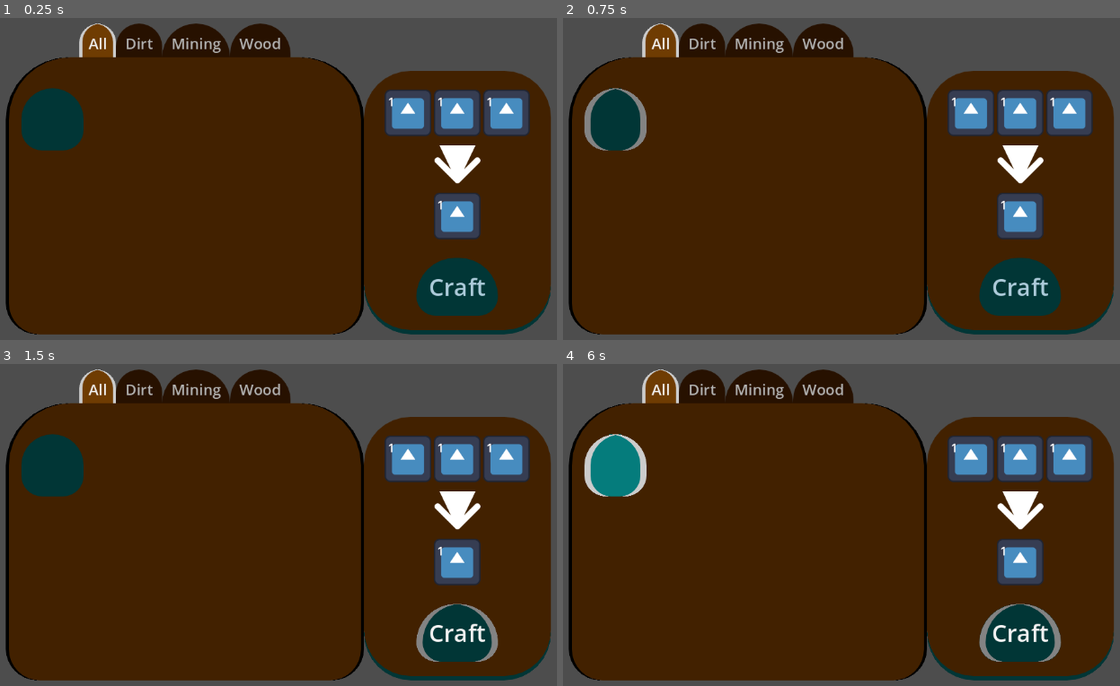
Above: before the commit, frames 1-4 (two rows, left to right).
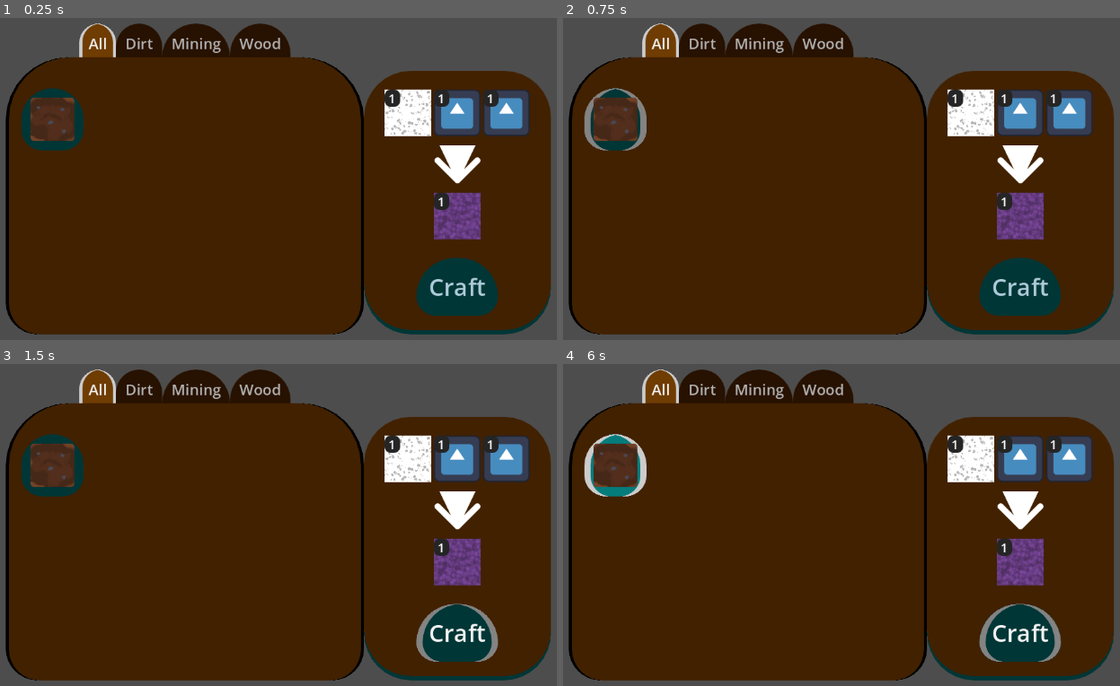
Above: after the commit, the same moments.

Repository: Mikagino/BlindMole
Game: Godot game, scene res://Menus/Crafting/CraftingUI.tscn
The game is run twice, just before and just after one commit, with the same random seed, the same clock (stepped at 60 frames per second) and the same inputs. This scene is started directly instead of the project's main scene. The engine's default icon, where the game draws it, is replaced by a stand-in: a white triangle on a blue panel in a dark square.
Inputs (mouse positions are in pixels of both pictures, inside the frame that each line leads up to):
- Up to frame 1 (0.25 s): no input
- Up to frame 2 (0.75 s): click (613, 117) at 0.5 s
- Up to frame 3 (1.5 s): click "Craft" at 1.25 s
- Up to frame 4 (6 s): tap Enter (ui_accept) at 2, 2.27, 2.75, 3.02, 3.5, 4.25, 4.52, 5, 5.27, 5.75 s; move the mouse to (997, 505) at 2.02 s; hold D (Right) 2.03-2.78 s; tap F at 2.1, 4.35 s; click (997, 505) at 2.17 s; move the mouse to (696, 544) at 2.77 s; hold S (Back) 2.78-3.53 s; tap Shift at 2.85 s; move the mouse to (913, 434) at 3.52 s; hold D (Right) 3.53-4.28 s; hold E 3.53-4.28 s; move the mouse to (802, 605) at 4.27 s; hold W (Forward) 4.28-5.03 s; click (802, 605) at 4.42 s; move the mouse to (1058, 586) at 5.02 s; hold Shift 5.03-5.78 s; hold A (Left) from 5.03 s (still down); move the mouse to (624, 463) at 5.77 s; tap E at 5.85 s

The runs differ from the first frame. In frame 1, 3.7% of the frame differs, in the area x 5-90%, y 22-69%; in frame 2, 3.7%; in frame 3, 3.7%; in frame 4, 3.7%.

Commit message:
Some Icons + Parsing recipe

Diff:
--- /dev/null
+++ b/Menus/Crafting/CraftingInput.gd
@@ -0,0 +1,5 @@
+@tool
+class_name CraftingInput extends Resource
+
+@export var item: Item;
+@export var count: int = 1;
--- a/Menus/Crafting/CraftingUI.tscn
+++ b/Menus/Crafting/CraftingUI.tscn
@@ -1,8 +1,7 @@
-[gd_scene load_steps=5 format=3 uid="uid://2hny87u8rruf"]
+[gd_scene load_steps=4 format=3 uid="uid://2hny87u8rruf"]
 
 [ext_resource type="Theme" uid="uid://d2urdwvtdlpek" path="res://Menus/Menu.theme" id="1_nhh7j"]
 [ext_resource type="PackedScene" uid="uid://cdq3pp5xg6al5" path="res://Menus/Crafting/ItemButton.tscn" id="2_6rw7n"]
-[ext_resource type="Resource" uid="uid://bsqjbjshroed4" path="res://Menus/Crafting/Items/DirtTools/ShovelItem.tres" id="3_qfmjp"]
 [ext_resource type="PackedScene" uid="uid://qn4vyjykv2pe" path="res://Menus/Crafting/ItemCraftPanel.tscn" id="4_e67ge"]
 
 [node name="CraftingUI" type="Control"]
@@ -56,7 +55,6 @@
 
 [node name="ItemButton" parent="HBoxContainer/TabContainer/All/ScrollContainer/HFlowContainer" instance=ExtResource("2_6rw7n")]
 layout_mode = 2
-item = ExtResource("3_qfmjp")
 
 [node name="Dirt" type="Control" parent="HBoxContainer/TabContainer"]
 visible = false
--- a/Menus/Crafting/IngredientDisplay.gd
+++ /dev/null
@@ -1,7 +0,0 @@
-class_name IngredientDisplay extends TextureRect
-
-@export var label: Label;
-
-func SetItem(item: Item, count: int):
-    texture = item.icon;
-    label.text = str(count);
--- a/Menus/Crafting/IngredientDisplay.tscn
+++ /dev/null
@@ -1,23 +0,0 @@
-[gd_scene load_steps=3 format=3 uid="uid://bvpq7vi2nicms"]
-
-[ext_resource type="Texture2D" uid="uid://g40clsj0nnjt" path="res://icon.svg" id="1_j1pr8"]
-[ext_resource type="Script" path="res://Menus/Crafting/IngredientDisplay.gd" id="2_xc0tt"]
-
-[node name="RecipeIngredient" type="TextureRect" node_paths=PackedStringArray("label")]
-custom_minimum_size = Vector2(75, 75)
-texture = ExtResource("1_j1pr8")
-expand_mode = 1
-stretch_mode = 4
-script = ExtResource("2_xc0tt")
-label = NodePath("MarginContainer/Label")
-
-[node name="MarginContainer" type="MarginContainer" parent="."]
-layout_mode = 1
-offset_right = 17.0
-offset_bottom = 19.0
-theme_override_constants/margin_left = 5
-theme_override_constants/margin_top = 5
-
-[node name="Label" type="Label" parent="MarginContainer"]
-layout_mode = 2
-text = "1"
--- a/Menus/Crafting/ItemButton.gd
+++ b/Menus/Crafting/ItemButton.gd
@@ -1,3 +1,4 @@
+@tool
 extends Button
 
 @export var item: Item;
@@ -8,3 +9,4 @@
 
 func SetItem(newItem: Item):
 	textureRect.texture = newItem.icon;
+	item = newItem;
--- a/Menus/Crafting/ItemButton.tscn
+++ b/Menus/Crafting/ItemButton.tscn
@@ -1,13 +1,15 @@
-[gd_scene load_steps=4 format=3 uid="uid://cdq3pp5xg6al5"]
+[gd_scene load_steps=5 format=3 uid="uid://cdq3pp5xg6al5"]
 
 [ext_resource type="Theme" uid="uid://d2urdwvtdlpek" path="res://Menus/Menu.theme" id="1_f6348"]
 [ext_resource type="Script" path="res://Menus/Crafting/ItemButton.gd" id="2_w5w6a"]
-[ext_resource type="Texture2D" uid="uid://g40clsj0nnjt" path="res://icon.svg" id="3_xx8eu"]
+[ext_resource type="Resource" uid="uid://c2yhay64sg8uw" path="res://Menus/Crafting/Items/Materials/DirtItem.tres" id="3_8nkhx"]
+[ext_resource type="Texture2D" uid="uid://ddw1a6gntrj1g" path="res://Menus/Crafting/Items/Materials/DirtIcon.png" id="4_ach7q"]
 
 [node name="ItemButton" type="Button" node_paths=PackedStringArray("textureRect")]
 custom_minimum_size = Vector2(100, 100)
 theme = ExtResource("1_f6348")
 script = ExtResource("2_w5w6a")
+item = ExtResource("3_8nkhx")
 textureRect = NodePath("TextureRect")
 
 [node name="TextureRect" type="TextureRect" parent="."]
@@ -23,5 +25,5 @@
 offset_bottom = 35.0
 grow_horizontal = 2
 grow_vertical = 2
-texture = ExtResource("3_xx8eu")
+texture = ExtResource("4_ach7q")
 expand_mode = 1
--- a/Menus/Crafting/ItemCraftPanel.gd
+++ b/Menus/Crafting/ItemCraftPanel.gd
@@ -1,8 +1,15 @@
+@tool
 extends PanelContainer
 
-@export var ingredientsDisplay: Array[IngredientDisplay];
-@export var result: IngredientDisplay;
+@export var ingredientsDisplay: Array[ItemDisplay];
+@export var result: ItemDisplay;
+@export var activeItem: Item;
+
+func _ready():
+	SetItem(activeItem);
 
 func SetItem(item: Item):
-    for i in range(item.craftingInput.size()):
-        ingredientsDisplay[i].SetItem(item, item.count[i]);
+	if(item == null): return;
+	for i in range(item.craftingInput.size()):
+		ingredientsDisplay[i].SetItem(item.craftingInput[i].item, item.craftingInput[i].count);
+	result.SetItem(item, 1);
--- a/Menus/Crafting/ItemCraftPanel.tscn
+++ b/Menus/Crafting/ItemCraftPanel.tscn
@@ -1,9 +1,12 @@
-[gd_scene load_steps=5 format=3 uid="uid://qn4vyjykv2pe"]
+[gd_scene load_steps=8 format=3 uid="uid://qn4vyjykv2pe"]
 
 [ext_resource type="Theme" uid="uid://d2urdwvtdlpek" path="res://Menus/Menu.theme" id="1_e63du"]
 [ext_resource type="Script" path="res://Menus/Crafting/ItemCraftPanel.gd" id="2_u6fwq"]
-[ext_resource type="PackedScene" uid="uid://bvpq7vi2nicms" path="res://Menus/Crafting/IngredientDisplay.tscn" id="3_m6de5"]
+[ext_resource type="PackedScene" uid="uid://bvpq7vi2nicms" path="res://Menus/Crafting/ItemDisplay.tscn" id="3_m6de5"]
+[ext_resource type="Resource" uid="uid://bsqjbjshroed4" path="res://Menus/Crafting/Items/DirtTools/ShovelItem.tres" id="3_pt1jx"]
 [ext_resource type="Texture2D" uid="uid://b5aawwk5ffpdl" path="res://Menus/Crafting/Arrow.png" id="4_v0pef"]
+[ext_resource type="Texture2D" uid="uid://bx0umnlsf00gm" path="res://Environment/Treasures/Stromstein/Stromstein1k_alpha.jpg" id="5_n12jl"]
+[ext_resource type="Texture2D" uid="uid://cx0ye8gbus27h" path="res://Environment/Treasures/Stromstein/Stromstein1k_albedo.jpg" id="7_ct7o5"]
 
 [node name="ItemCraftPanel" type="PanelContainer" node_paths=PackedStringArray("ingredientsDisplay", "result")]
 custom_minimum_size = Vector2(300, 300)
@@ -13,6 +16,7 @@
 script = ExtResource("2_u6fwq")
 ingredientsDisplay = [NodePath("VBoxContainer/HFlowContainer/IngredientDisplay1"), NodePath("VBoxContainer/HFlowContainer/IngredientDisplay2"), NodePath("VBoxContainer/HFlowContainer/IngredientDisplay3")]
 result = NodePath("VBoxContainer/CraftingResult")
+activeItem = ExtResource("3_pt1jx")
 
 [node name="VBoxContainer" type="VBoxContainer" parent="."]
 layout_mode = 2
@@ -25,6 +29,7 @@
 
 [node name="IngredientDisplay1" parent="VBoxContainer/HFlowContainer" instance=ExtResource("3_m6de5")]
 layout_mode = 2
+texture = ExtResource("5_n12jl")
 
 [node name="IngredientDisplay2" parent="VBoxContainer/HFlowContainer" instance=ExtResource("3_m6de5")]
 layout_mode = 2
@@ -43,6 +48,7 @@
 layout_mode = 2
 size_flags_horizontal = 4
 size_flags_vertical = 4
+texture = ExtResource("7_ct7o5")
 
 [node name="Control" type="Control" parent="VBoxContainer"]
 layout_mode = 2
--- /dev/null
+++ b/Menus/Crafting/ItemDisplay.gd
@@ -0,0 +1,8 @@
+@tool
+class_name ItemDisplay extends TextureRect
+
+@export var label: Label;
+
+func SetItem(item: Item, count: int = 1):
+    texture = item.icon;
+    label.text = str(count);
--- /dev/null
+++ b/Menus/Crafting/ItemDisplay.tscn
@@ -0,0 +1,32 @@
+[gd_scene load_steps=4 format=3 uid="uid://bvpq7vi2nicms"]
+
+[ext_resource type="Texture2D" uid="uid://g40clsj0nnjt" path="res://icon.svg" id="1_gqno4"]
+[ext_resource type="Script" path="res://Menus/Crafting/ItemDisplay.gd" id="2_v1cwt"]
+
+[sub_resource type="StyleBoxFlat" id="StyleBoxFlat_wr048"]
+bg_color = Color(0.144063, 0.144063, 0.144062, 1)
+corner_radius_top_left = 10
+corner_radius_top_right = 10
+corner_radius_bottom_right = 10
+corner_radius_bottom_left = 10
+
+[node name="ItemDisplay" type="TextureRect" node_paths=PackedStringArray("label")]
+custom_minimum_size = Vector2(75, 75)
+texture = ExtResource("1_gqno4")
+expand_mode = 1
+stretch_mode = 4
+script = ExtResource("2_v1cwt")
+label = NodePath("MarginContainer/Label")
+
+[node name="MarginContainer" type="MarginContainer" parent="."]
+layout_mode = 1
+offset_right = 17.0
+offset_bottom = 19.0
+
+[node name="Label" type="Label" parent="MarginContainer"]
+custom_minimum_size = Vector2(25, 0)
+layout_mode = 2
+theme_override_styles/normal = SubResource("StyleBoxFlat_wr048")
+text = "1"
+horizontal_alignment = 1
+vertical_alignment = 1
--- a/Menus/Crafting/Items/DirtTools/ShovelItem.tres
+++ b/Menus/Crafting/Items/DirtTools/ShovelItem.tres
@@ -1,10 +1,18 @@
-[gd_resource type="Resource" script_class="Item" load_steps=2 format=3 uid="uid://bsqjbjshroed4"]
+[gd_resource type="Resource" script_class="Item" load_steps=6 format=3 uid="uid://bsqjbjshroed4"]
 
 [ext_resource type="Script" path="res://Menus/Crafting/Items/Item.gd" id="1_gr5iw"]
+[ext_resource type="Script" path="res://Menus/Crafting/CraftingInput.gd" id="1_slw6r"]
+[ext_resource type="Resource" uid="uid://bxukuicaakin3" path="res://Menus/Crafting/Items/Materials/WoodItem.tres" id="2_4l11h"]
+[ext_resource type="Texture2D" uid="uid://cx0ye8gbus27h" path="res://Environment/Treasures/Stromstein/Stromstein1k_albedo.jpg" id="3_ajeph"]
+
+[sub_resource type="Resource" id="Resource_ihqt3"]
+script = ExtResource("1_slw6r")
+item = ExtResource("2_4l11h")
+count = 1
 
 [resource]
 script = ExtResource("1_gr5iw")
 itemName = "Shovel"
 description = "Made for digging"
-craftingInput = Array[ExtResource("1_gr5iw")]([null, null])
-inputCount = Array[int]([])
+icon = ExtResource("3_ajeph")
+craftingInput = Array[ExtResource("1_slw6r")]([SubResource("Resource_ihqt3")])
--- a/Menus/Crafting/Items/Item.gd
+++ b/Menus/Crafting/Items/Item.gd
@@ -1,7 +1,7 @@
+@tool
 class_name Item extends Resource
 
 @export var itemName: String;
 @export var description: String;
 @export var icon: Texture2D;
-@export var craftingInput: Array[Item];
-@export var inputCount: Array[int];
+@export var craftingInput: Array[CraftingInput];
--- a/Menus/Crafting/Items/Materials/DirtItem.tres
+++ b/Menus/Crafting/Items/Materials/DirtItem.tres
@@ -1,10 +1,12 @@
-[gd_resource type="Resource" script_class="Item" load_steps=2 format=3 uid="uid://c2yhay64sg8uw"]
+[gd_resource type="Resource" script_class="Item" load_steps=3 format=3 uid="uid://c2yhay64sg8uw"]
 
 [ext_resource type="Script" path="res://Menus/Crafting/Items/Item.gd" id="1_c1jy6"]
+[ext_resource type="Texture2D" uid="uid://ddw1a6gntrj1g" path="res://Menus/Crafting/Items/Materials/DirtIcon.png" id="2_fslhn"]
 
 [resource]
 script = ExtResource("1_c1jy6")
 itemName = "Dirt"
 description = "It surrounds you..."
+icon = ExtResource("2_fslhn")
 craftingInput = Array[ExtResource("1_c1jy6")]([])
 inputCount = Array[int]([])
--- /dev/null
+++ b/Menus/Crafting/Items/Materials/WoodItem.tres
@@ -0,0 +1,12 @@
+[gd_resource type="Resource" script_class="Item" load_steps=4 format=3 uid="uid://bxukuicaakin3"]
+
+[ext_resource type="Script" path="res://Menus/Crafting/CraftingInput.gd" id="1_781gg"]
+[ext_resource type="Texture2D" uid="uid://bx0umnlsf00gm" path="res://Environment/Treasures/Stromstein/Stromstein1k_alpha.jpg" id="2_kuagi"]
+[ext_resource type="Script" path="res://Menus/Crafting/Items/Item.gd" id="3_3q4i3"]
+
+[resource]
+script = ExtResource("3_3q4i3")
+itemName = "Wood"
+description = "Roots from plants of the overworld..."
+icon = ExtResource("2_kuagi")
+craftingInput = Array[ExtResource("1_781gg")]([])
Binary file added: Menus/Crafting/Items/Materials/DirtIcon.png
Not shown, added: Menus/Crafting/Items/Materials/DirtIcon.png.import
